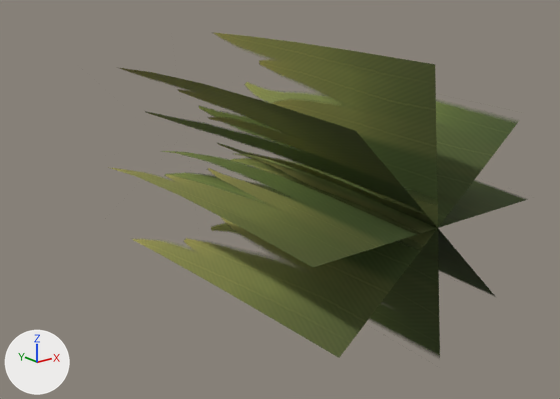
The glTF model models/vegetation/Tuft_Wild.glb: old version first, new version second.
Both versions are drawn from a camera (50 mm lens) standing at (-0.387, -0.316, 0.173) and looking at (0.021, 0.194, -0.032). Lighting does not change. The marker at lower left points along +X, +Y and +Z. The older version comes first.

The first picture shows 'Tuft_Wild'.
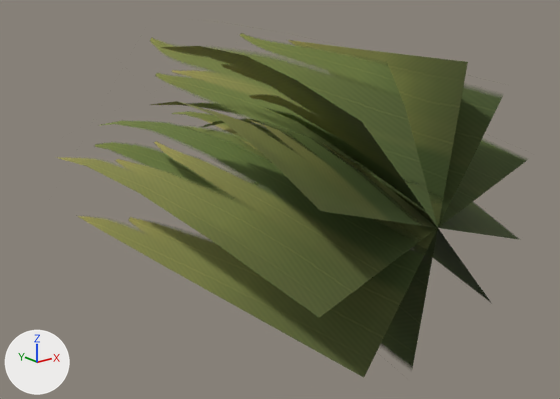
The change, as a list of edits to the scene's bpy script:
```text
Change me_tuft_wild:
    used by ob_tuft_wild; location = (0.0, 0.0, 0.0)
    remove me_tuft_wild.from_pydata(...)  # 48 vertices, 40 faces; spans x -0.11..0.11, y 0.0..0.374, z -0.109..0.11
    add me_tuft_wild.from_pydata(...)  # 60 vertices, 50 faces; spans x -0.116..0.117, y 0.0..0.447, z -0.115..0.115
    me_tuft_wild part 1: the loose piece of 12 vertices spanning x -0.012..0.022, y 0.0..0.313, z -0.109..0.11 is rebuilt with 12 vertices and now spans x -0.019..0.056, y 0.0..0.264, z -0.115..0.108
    me_tuft_wild part 2: the loose piece of 12 vertices spanning x -0.079..0.085, y 0.0..0.374, z -0.077..0.083 is rebuilt with 12 vertices and now spans x -0.074..0.1, y 0.0..0.321, z -0.081..0.105
    me_tuft_wild part 3: the loose piece of 12 vertices spanning x -0.092..0.087, y 0.0..0.329, z -0.067..0.073 is rebuilt with 12 vertices and now spans x -0.105..0.117, y 0.0..0.256, z -0.033..0.071
    me_tuft_wild part 4
    12 vertices are removed from x -0.11..0.11, y 0.0..0.318, z 0.0..0.009
    10 faces are deleted
    24 vertices are added at x -0.116..0.105, y 0.0..0.447, z -0.089..0.115
    20 new faces join them
```

Changed parts and their boxes (x1, y1, x2, y2) in the pictures (560 x 399 px):
'Tuft_Wild', reshaped (13% wider)
    before: (111, 33, 527, 358)
    after: (58, 33, 527, 377)
part 1 of me_tuft_wild, rebuilt
    before: (199, 33, 440, 357)
    after: (288, 40, 468, 369)
part 2 of me_tuft_wild, rebuilt (12% narrower, 12% taller)
    before: (120, 68, 496, 297)
    after: (162, 46, 491, 302)
part 3 of me_tuft_wild, rebuilt (49% shorter)
    before: (132, 82, 518, 358)
    after: (150, 101, 520, 240)
part 4 of me_tuft_wild, reshaped
    before: (111, 151, 527, 267)
    after: (58, 33, 527, 377)
